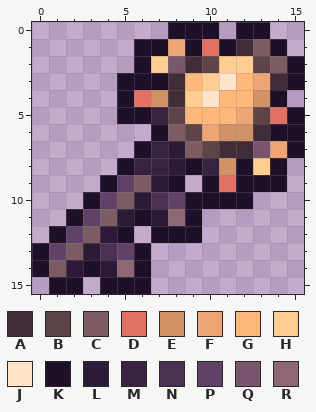
Pixel-art sprite, stored at assets/spellvox/textures/custom/items/crates/keys/key_merge.png. Above, as it was before the edit.
The file is 16x16 pixels.
Palette (. is transparent): A #412c39  B #5e4446  C #7c5c62  D #e27164  E #d29267  F #eea575  G #ffb879  H #ffcd8f  J #ffe4c9  K #1f102a  L #2c1a36  M #372240  N #4a3052  P #614168  Q #79566d  R #8d6872
Now the later version:
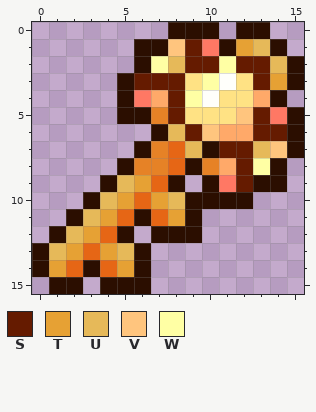
Colours new in this view: S #651b00  T #e6a134  U #e6b959  V #ffc57e  W #ffffa4
What changed:
Colour D changes from #e27164 to #ff7864.
Colour E changes from #d29267 to #ffa969.
Colour G changes from #ffb879 to #ffe284.
Colour J changes from #ffe4c9 to #fffffb.
Colour K changes from #1f102a to #2b0e00.
Colour L changes from #2c1a36 to #e66615.
Colour M changes from #372240 to #e68226.
Colour B becomes colour K in row 7 at x 10.
Colour A becomes colour S in row 2 at x 9; in rows 3 to 4 at x 8; in row 6 at x 13; in row 7 at x 11 to 12.
Colour B becomes colour S in row 2 at x 10 and 13; in row 5 at x 8 and 13; in row 6 at x 9.
Colour F becomes colour S in row 3 at x 13.
Colour H becomes colour S in row 2 at x 12.
Colour K becomes colour S in row 1 at x 9; in row 3 at x 6 to 7; in row 6 at x 14; in rows 8 to 9 at x 12.
Colour A becomes colour T in row 1 at x 12; in row 3 at x 14.
Colour C becomes colour T in row 9 at x 6; in row 10 at x 5; in row 11 at x 4; in row 12 at x 3; in row 13 at x 2; in row 14 at x 1.
Colour N becomes colour T in row 10 at x 7; in row 13 at x 4.
Colour R becomes colour T in row 11 at x 8; in row 14 at x 5.
Colour C becomes colour U in row 1 at x 13; in row 2 at x 14; in row 6 at x 8; in row 7 at x 9.
Colour P becomes colour U in row 9 at x 5; in row 10 at x 4 and 8; in row 11 at x 3; in row 12 at x 2; in row 13 at x 1 and 5.
Colour Q becomes colour U in row 2 at x 8; in row 7 at x 13.
Colour F becomes colour V in row 1 at x 8; in row 5 at x 12; in row 6 at x 10; in row 7 at x 14.
Colour H becomes colour W in row 2 at x 7 and 11; in row 3 at x 10; in row 4 at x 9; in row 8 at x 13.
